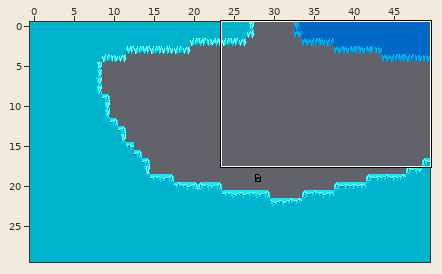
Tiled map (JSON), stored at res/maps/2-7.json. Above: a wide view before the commit, with the close-up outlined.
Close-up. Earlier state:
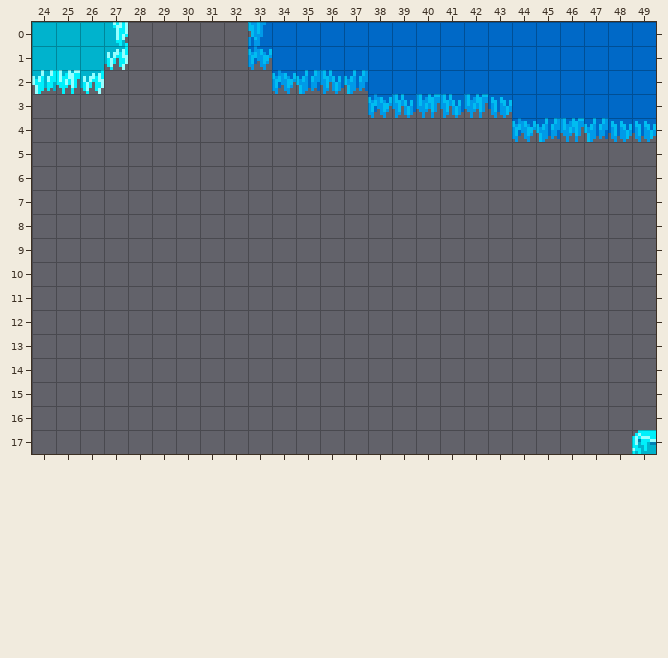
Cells are 8x8 px. Shown: x 24..49, y 0..17. The commit also changed other parts of the map, which this record leaves out. The old version is drawn lined up with the new one.
After the commit:
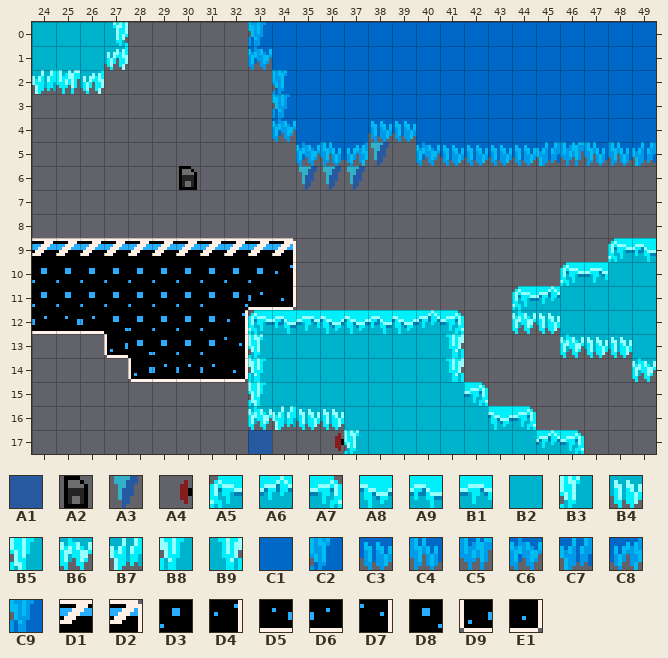
Key: from "info tiles": A1 3, A2 4, A3 14, A4 16; from "tileset": A5 96, A6 97, A7 98, A8 99, A9 100, B1 101, B2 104, B3 108, B4 111, B5 114, B6 120, B7 121, B8 126, B9 127, C1 152, C2 156, C3 159, C4 160, C5 161, C6 168, C7 169, C8 170, C9 174, D1 385, D2 386, D3 392, D4 398, D5 400, D6 401, D7 403, D8 404, D9 408, E1 410.
__ is an empty cell.
Change:
map size 50x30 -> 50x23 cells
Layer "Tile Layer 1":
y 2: x 34..37 C6 C7 C4 C7 -> C2 C1 C1 C1
y 3: x 34..43 __ __ __ __ C6 C4 C5 C4 C5 C3 -> C9 C1 C1 C1 C1 C1 C1 C1 C1 C1
y 4: x 34..49 __ __ __ __ __ __ __ __ __ __ C6 C7 C5 C7 C3 C3 -> C6 C1 C1 C1 C3 C3 C1 C1 C1 C1 C1 C1 C1 C1 C1 C1
y 5: x 35..38 __ __ __ __ -> C6 C4 C8 A3; x 40..49 __ __ __ __ __ __ __ __ __ __ -> C6 C3 C3 C3 C3 C7 C5 C4 C4 C7
y 6: x 30 __ -> A2; x 35..37 __ __ __ -> A3 A3 A3
y 9: x 24..34 __ __ __ __ __ __ __ __ __ __ __ -> D1 D1 D1 D1 D1 D1 D1 D1 D1 D1 D2; x 48..49 __ __ -> A5 A9
y 10: x 24..34 __ __ __ __ __ __ __ __ __ __ __ -> D3 D3 D3 D3 D3 D3 D3 D3 D3 D3 D4; x 46..49 __ __ __ __ -> A5 B1 B2 B2
y 11: x 24..34 __ __ __ __ __ __ __ __ __ __ __ -> D3 D3 D3 D3 D3 D3 D3 D3 D8 D6 E1; x 44..49 __ __ __ __ __ __ -> A5 A6 B2 B2 B2 B2
y 12: x 24..41 __ __ __ __ __ __ __ __ __ __ __ __ __ __ __ __ __ __ -> D6 D5 D6 D8 D3 D3 D3 D3 D4 A5 A9 B1 A8 A8 A9 A8 A6 A7; x 44..49 __ __ __ __ __ __ -> B6 B4 B2 B2 B2 B2
y 13: x 27..41 __ __ __ __ __ __ __ __ __ __ __ __ __ __ __ -> D9 D8 D3 D3 D3 D7 B3 B2 B2 B2 B2 B2 B2 B2 B9; x 46..49 __ __ __ __ -> B6 B4 B4 B2
y 14: x 28..41 __ __ __ __ __ __ __ __ __ __ __ __ __ __ -> D9 D6 D6 D6 E1 B8 B2 B2 B2 B2 B2 B2 B2 B9; x 49 __ -> B6
y 15: x 33..42 __ __ __ __ __ __ __ __ __ __ -> B5 B2 B2 B2 B2 B2 B2 B2 B2 A7
y 16: x 33..44 __ __ __ __ __ __ __ __ __ __ __ __ -> B6 B7 B4 B4 B2 B2 B2 B2 B2 B2 A8 A7
y 17: x 33 __ -> A1; x 36..46 __ __ __ __ __ __ __ __ __ __ __ -> A4 B3 B2 B2 B2 B2 B2 B2 B2 A6 A7; x 49 A5 -> __
Changed places in both close-ups, as pixel boxes (x1, y1, x2, y2):
changed: (272, 70, 656, 190)
added: (179, 166, 197, 190)
changed: (32, 238, 656, 454)
